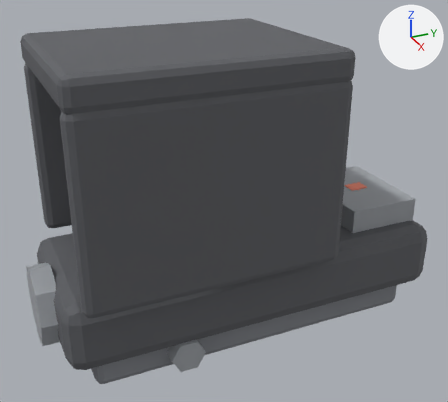
Before and after pictures for a commit that changed the FBX model Assets/_Project/Resources/Models/att_holo.fbx.
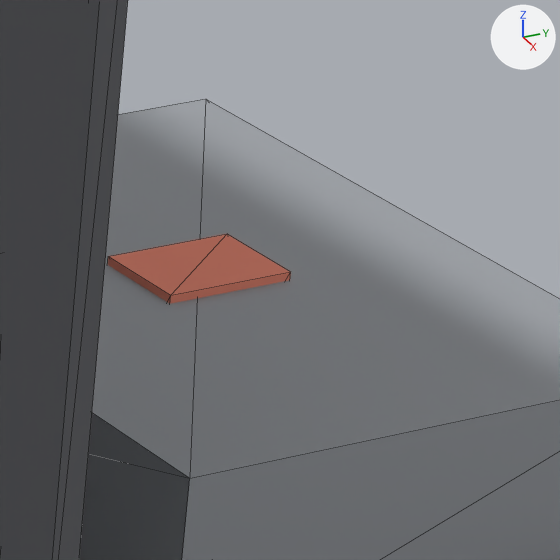
Each version is shown whole from a camera (50 mm lens) standing at (0.1067, -0.051, 0.081) and looking at (0.0005, -0.0032, 0.0279), then close up on the part from 74% to 89% of the width and 38% to 55% of the height. Lighting does not change. The marker at upper right points along +X, +Y and +Z. The last two pictures show the newer version. The close-ups show mesh edges as thin lines. Where no turn or scale is listed for an object, it has been applied to the vertices.

In view in the first close-up: 'att_holo'.
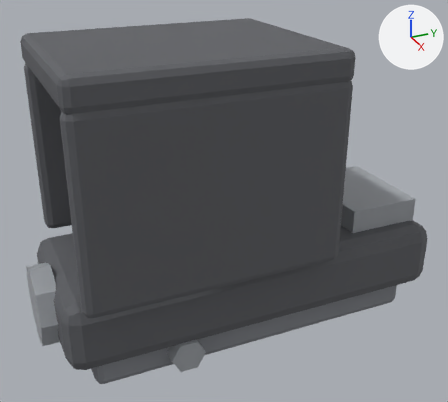
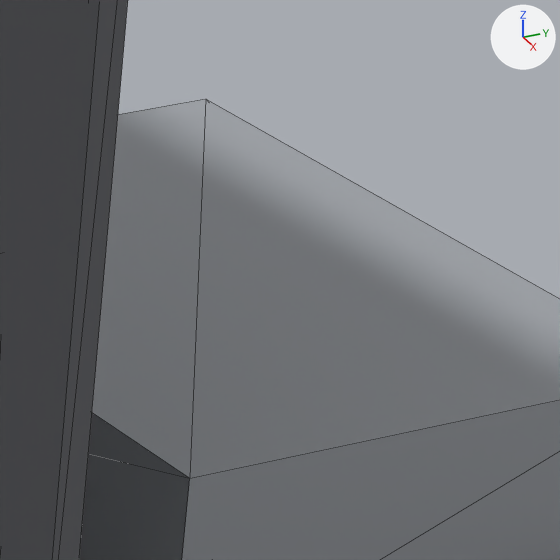
The edits, one by one:
me_att_holo is used by ob_att_holo; location (0.0, 0.0, 0.0).
me_att_holo had 344 vertices, 644 faces and spanned x -0.02..0.02, y -0.043..0.04, z 0.0..0.061.
me_att_holo now has 336 vertices, 632 faces and spans x -0.02..0.02, y -0.043..0.04, z 0.0..0.061.
me_att_holo part 1: the loose piece of 8 vertices spanning x -0.0015..0.0015, y 0.028..0.032, z 0.0187..0.0252 is deleted.
me_att_holo no longer uses material mat_g_e8452e (red #f58e76).

What differs and where, as boxes (x1, y1, x2, y2) in the close-ups (560 x 560 px):
part 1 of me_att_holo, deleted (red): before (107, 234, 291, 304)
